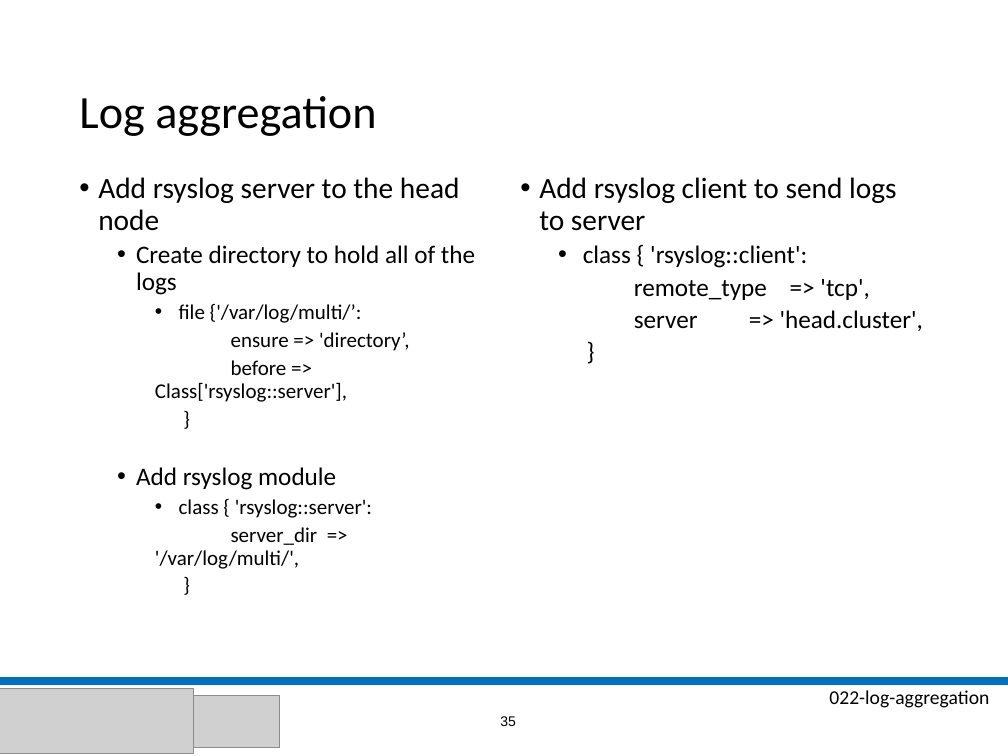
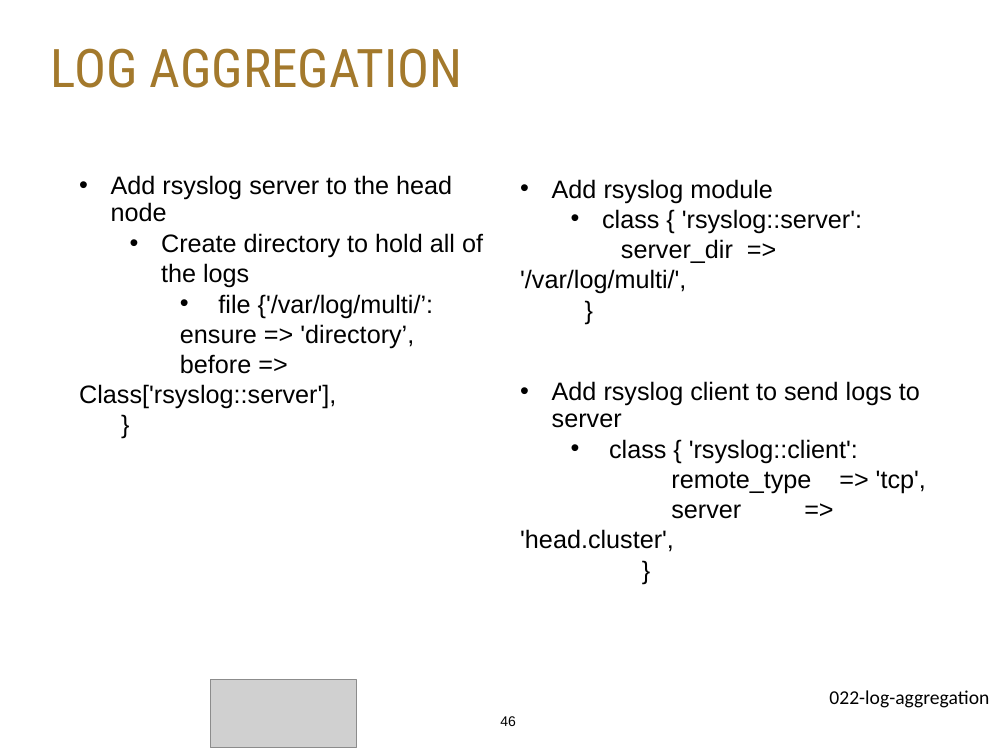
Before and after one commit to stephenlienharrell/build-a-cluster-presentation, a slide deck: slide 46 of Build-A-Cluster.pptx (slide 35 before the commit). Drawn at 1008x756 pixels with LibreOffice and Linux fonts; fonts in the diff are those of the drawing; grey boxes stand for pictures; background and template pictures are left out. Boxes give left, top, right and bottom in pixels: in the first picture for what was removed or moved away, otherwise in the second. Text is boxed around its words. In the diff, an @@ line names an element or a change of style, - is before the commit and + after.

```diff
--- a/Build-A-Cluster.pptx
+++ b/Build-A-Cluster.pptx
@@ title "LOG AGGREGATION" at (51,48,463,88): vertical alignment middle to top @@
@@ title at (51,48,463,88): text changed; size 33 to 38 pt; font Calibri to Roboto Condensed; text colour #000000 to #A3792C @@
-Log aggregation
+LOG AGGREGATION
@@ text "Add rsyslog server to the ..." at (79,175,483,409): size 21 to 18 pt in "Add rsyslog server to the head node"; font Calibri to Arial; size 15 to 18 pt in "file {'/var/log/multi/’:", "ensure => 'directory’,", "before => Class['rsyslog::server'],", "}"; indent changed; less space between paragraphs; line spacing 0.9 to 1; list level 3 to 1 in "ensure => 'directory’,"; list level 3 to 1 in "before => Class['rsyslog::server'],"; list level 3 to 1 in "}" @@
@@ text at (520,179,862,294): paragraphs added @@
+• Add rsyslog module
+  • class { 'rsyslog::server':
+server_dir => '/var/log/multi/',
+}
@@ text at (520,381,926,552): size 21 to 18 pt in "Add rsyslog client to send logs to ..."; font Calibri to Arial in "Add rsyslog client to send logs to ...", "class { 'rsyslog::client':", "remote_type => 'tcp',", "server => 'head.cluster'," and 1 more places; indent changed; less space between paragraphs; line spacing 0.9 to 1; list level 2 to 1 in "remote_type => 'tcp',"; list level 2 to 1 in "server => 'head.cluster',"; list level 2 to 1 in "}" @@
@@ text at (136,467,372,569): paragraphs removed @@
-  • Add rsyslog module
-    • class { 'rsyslog::server':
-    server_dir => '/var/log/multi/',
-    }
@@ line removed from (0, 681) to (1008, 681) @@
@@ picture removed at (0,688,194,753) @@
@@ picture added at (211,679,357,748) @@
@@ picture removed at (194,696,280,747) @@
@@ page number at (500,716,516,726): text changed @@
-35
+46
```
Also in this commit, not shown: 42 other slides changed, 7 slides added, 21 slides removed, 24 other files.
